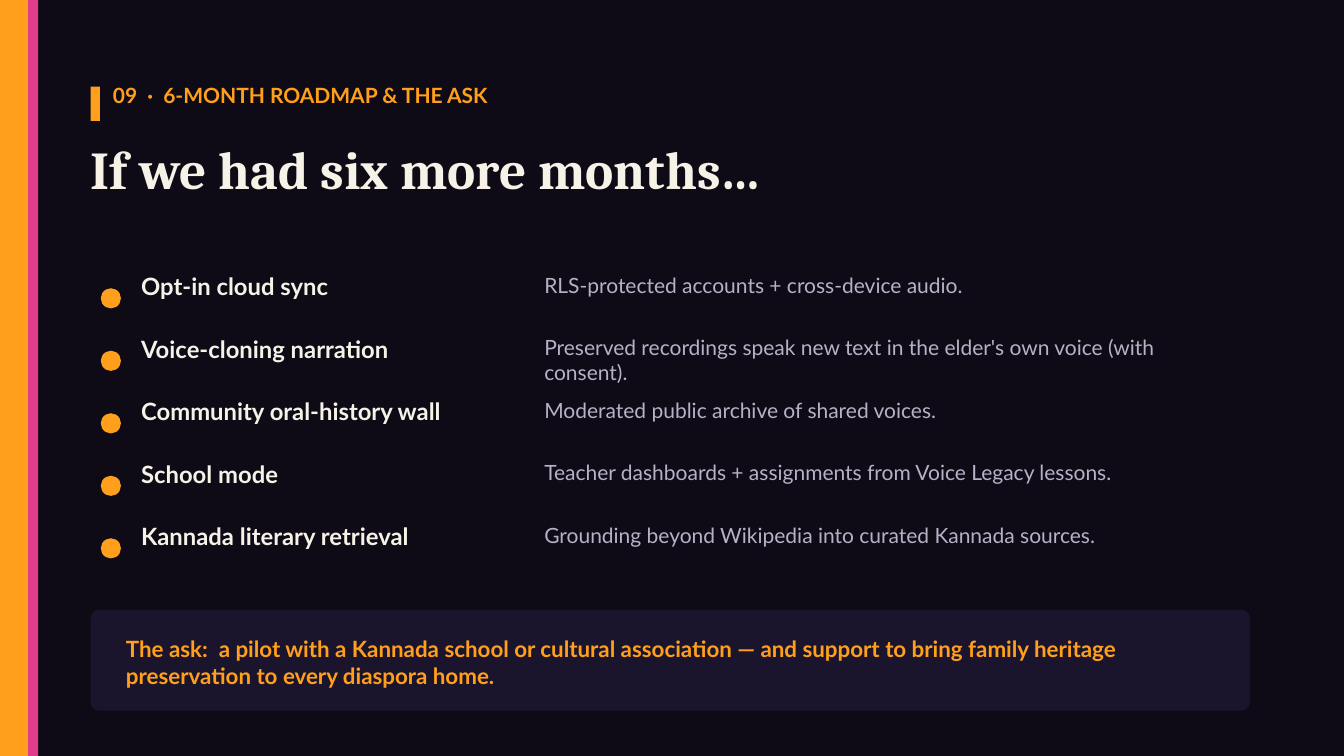
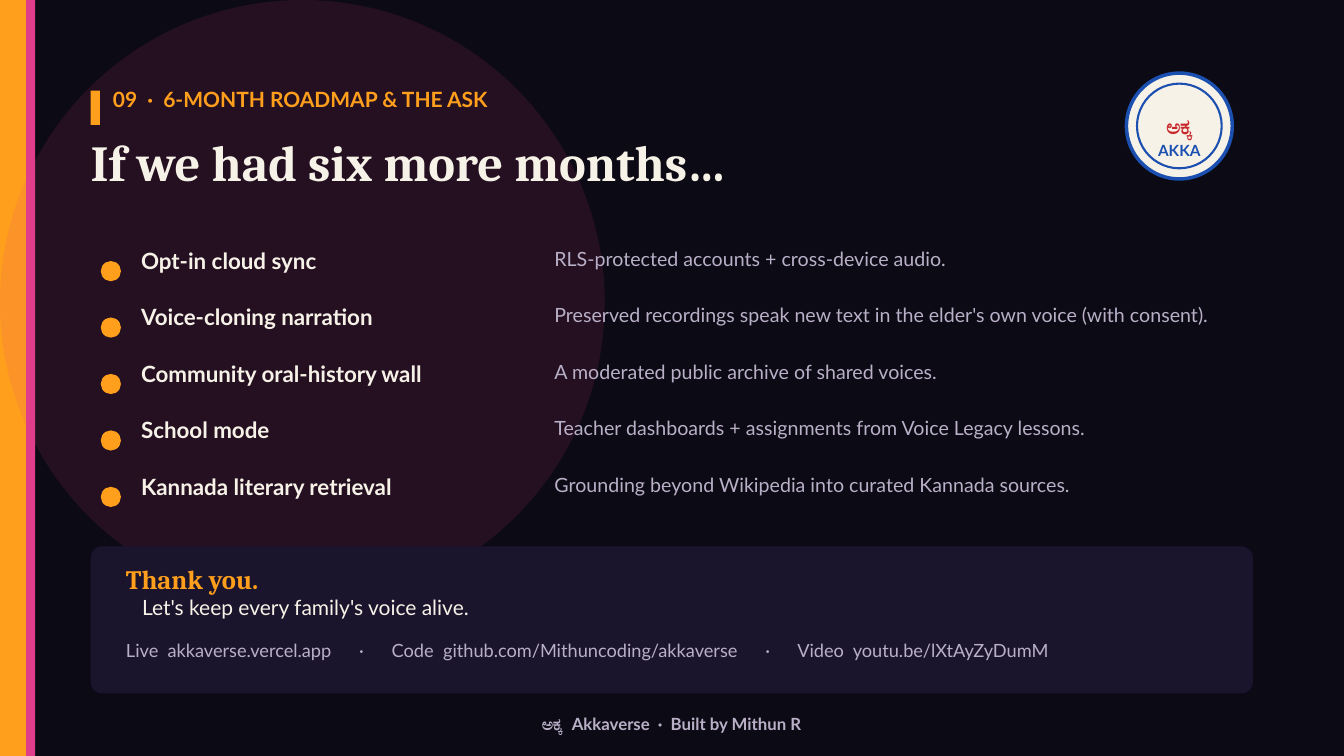
Before and after one commit to Mithuncoding/akkaverse, a slide deck: slide 10 of docs/deck/Akkaverse-Pitch-Deck.pptx. Drawn at 1344x756 pixels with LibreOffice and Linux fonts; fonts in the diff are those of the drawing. Boxes give left, top, right and bottom in pixels: in the first picture for what was removed or moved away, otherwise in the second. Text is boxed around its words. In the diff, an @@ line names an element or a change of style, - is before the commit and + after.

Commit message:
docs: upgrade pitch deck - AKKA emblem, family hero image, 'by Mithun R', footers, links & thank-you close

```diff
--- a/docs/deck/Akkaverse-Pitch-Deck.pptx
+++ b/docs/deck/Akkaverse-Pitch-Deck.pptx
@@ rectangle at (0, 0, 1344, 756): fill #0E0B16 to #0C0A14 @@
@@ ellipse added at (0, 0, 605, 605), fill #E03E8A at 12% opacity @@
@@ text "09 · 6-MONTH ROADMAP & ...": place and size @@
-text "09 · 6-MONTH ROADMAP & ..." at (113, 87, 487, 103)
+text "09 · 6-MONTH ROADMAP & ..." at (113, 91, 487, 107)
@@ ellipse added at (1126, 73, 1232, 178), fill #F7F2E7, outline #1B4FB0 2.5 pt @@
@@ ellipse added at (1137, 84, 1222, 168), outline #1B4FB0 1.5 pt @@
@@ rectangle: place and size @@
-rectangle at (91, 87, 100, 121)
+rectangle at (91, 91, 100, 125)
@@ text "If we had six more ..." at (91, 145, 726, 182): size 38 to 36 pt @@
@@ text added at (1158, 145, 1201, 156), 11 pt, text #1B4FB0, bold @@
+AKKA
@@ text added at (1167, 120, 1193, 140), 15 pt, text #C8272B, bold @@
+ಅಕ್ಕ
@@ ellipse: place and size @@
-ellipse at (101, 288, 121, 309)
+ellipse at (101, 261, 121, 281)
@@ text "Opt-in cloud sync": place and size @@
-text "Opt-in cloud sync" at (141, 277, 328, 299)
+text "Opt-in cloud sync" at (141, 252, 317, 273)
@@ text "RLS-protected accounts + cross-device audio.": place and size @@
-text "RLS-protected accounts + cross-device audio." at (544, 277, 963, 297)
+text "RLS-protected accounts + cross-device audio." at (554, 251, 946, 270)
@@ ellipse: place and size @@
-ellipse at (101, 538, 121, 559)
+ellipse at (101, 318, 121, 338)
@@ text "Voice-cloning narration": place and size @@
-text "Voice-cloning narration" at (141, 340, 389, 363)
+text "Voice-cloning narration" at (141, 308, 372, 329)
@@ text "Preserved recordings speak new text ...": place and size @@
-text "Preserved recordings speak new text ..." at (544, 339, 1154, 383)
+text "Preserved recordings speak new text ..." at (554, 307, 1208, 326)
@@ ellipse: place and size @@
-ellipse at (101, 351, 121, 371)
+ellipse at (101, 374, 121, 394)
@@ text "Community oral-history wall": place and size @@
-text "Community oral-history wall" at (141, 402, 441, 424)
+text "Community oral-history wall" at (141, 365, 421, 386)
@@ text at (554, 364, 936, 383): text changed; size 15 to 14 pt @@
-Moderated public archive of shared voices.
+A moderated public archive of shared voices.
@@ text "School mode": place and size @@
-text "School mode" at (141, 465, 278, 483)
+text "School mode" at (141, 421, 269, 438)
@@ text "Teacher dashboards + assignments from ...": place and size @@
-text "Teacher dashboards + assignments from ..." at (544, 464, 1111, 484)
+text "Teacher dashboards + assignments from ..." at (554, 420, 1085, 439)
@@ ellipse: place and size @@
-ellipse at (101, 413, 121, 434)
+ellipse at (101, 431, 121, 451)
@@ size 17 to 16 pt in 5 elements at (141, 252, 317, 273), (141, 308, 372, 329), (141, 365, 421, 386), (141, 421, 269, 438), (141, 478, 391, 499) @@
@@ text "Kannada literary retrieval": place and size @@
-text "Kannada literary retrieval" at (141, 527, 409, 549)
+text "Kannada literary retrieval" at (141, 478, 391, 499)
@@ size 15 to 14 pt in 4 elements at (554, 251, 946, 270), (554, 307, 1208, 326), (554, 420, 1085, 439), (554, 477, 1070, 496) @@
@@ text "Grounding beyond Wikipedia into curated ...": place and size @@
-text "Grounding beyond Wikipedia into curated ..." at (544, 527, 1095, 547)
+text "Grounding beyond Wikipedia into curated ..." at (554, 477, 1070, 496)
@@ ellipse: place and size @@
-ellipse at (101, 476, 121, 496)
+ellipse at (101, 487, 121, 507)
@@ rounded rectangle: place and size @@
-rounded rectangle at (91, 610, 1250, 711)
+rounded rectangle at (91, 546, 1253, 694)
@@ text added at (126, 570, 469, 619), 15 pt, text #F7F2E7 @@
+Thank you.
+Let's keep every family's voice alive.
@@ text removed at (126, 640, 1116, 688) @@
-The ask: a pilot with a Kannada school or cultural association — and support to bring family heritage preservation to every diaspora home.
@@ text added at (126, 643, 1049, 661), 13 pt, text #B9B0C8 @@
+Live akkaverse.vercel.app · Code github.com/Mithuncoding/akkaverse · Video youtu.be/lXtAyZyDumM
@@ text added at (542, 717, 801, 735), 12 pt, text #B9B0C8, bold @@
+ಅಕ್ಕ Akkaverse · Built by Mithun R
```
Also in this commit, not shown: 9 other slides changed, 2 other files.
